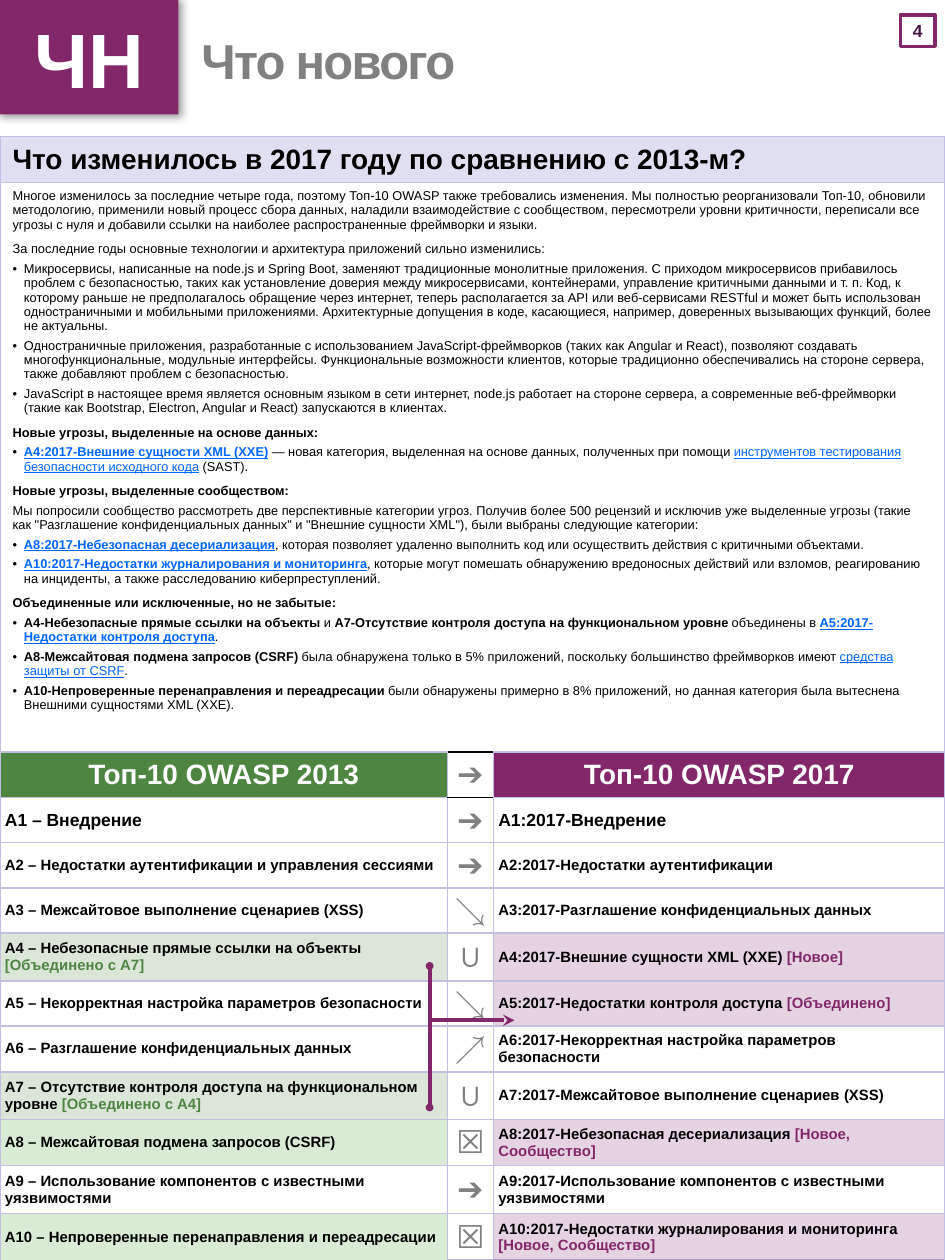
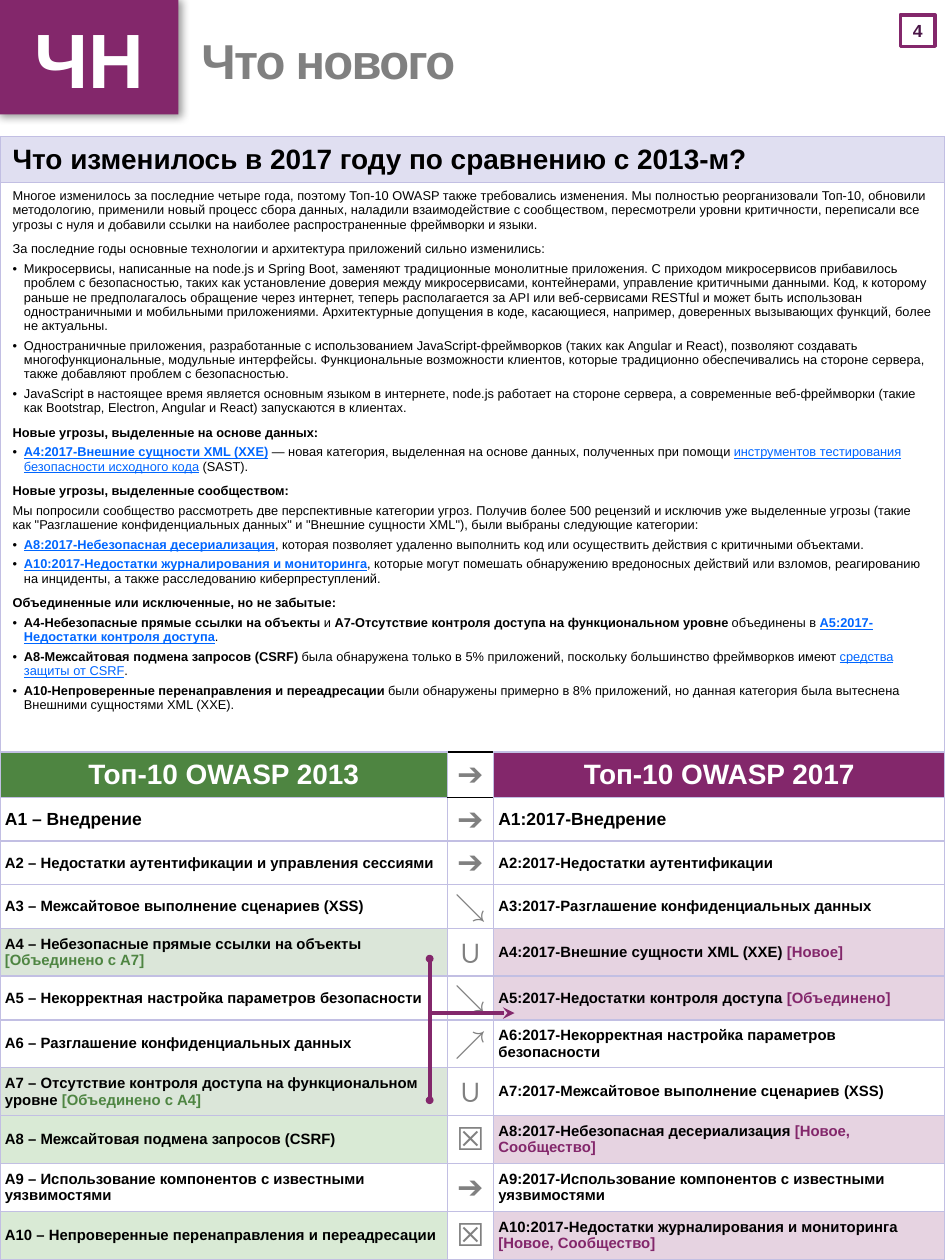
Before and after one commit to OWASP/Top10, a slide deck: slide 5 of 2017/OWASP Top 10-2017-ru.pptx. Drawn at 945x1260 pixels with LibreOffice and Linux fonts; fonts in the diff are those of the drawing. Boxes give left, top, right and bottom in pixels: in the first picture for what was removed or moved away, otherwise in the second. Text is boxed around its words. In the diff, an @@ line names an element or a change of style, - is before the commit and + after.

```diff
--- a/2017/OWASP Top 10-2017-ru.pptx
+++ b/2017/OWASP Top 10-2017-ru.pptx
@@ table at [0, 136, 945, 1259] @@
@@ row 2, column 1: "Многое изменилось за последние четыре года, поэтому Топ-10 OWASP также требовались изменения. Мы полностью реорганизовали Топ-10, обновили методологию, применили новый процесс сбора данных, наладили взаимодействие с сообществом, пересмотрели уровни критичности, переписали все угрозы с нуля и добавили ссылки на наиболее распространенные фреймворки и языки. / За последние годы основные технологии и архитектура приложений сильно изменились: / Микросервисы, написанные на node.js и Spring Boot, заменяют традиционные монолитные приложения. С приходом микросервисов прибавилось проблем с безопасностью, таких как установление доверия между микросервисами, контейнерами, управление критичными данными и т. п. Код, к которому раньше не предполагалось обращение через интернет, теперь располагается за API или веб-сервисами RESTful и может быть использован одностраничными и мобильными приложениями. Архитектурные допущения в коде, касающиеся, например, доверенных вызывающих функций, более не актуальны. / Одностраничные приложения, разработанные с использованием JavaScript-фреймворков (таких как Angular и React), позволяют создавать многофункциональные, модульные интерфейсы. Функциональные возможности клиентов, которые традиционно обеспечивались на стороне сервера, также добавляют проблем с безопасностью. / JavaScript в настоящее время является основным языком в сети интернет, node.js работает на стороне сервера, а современные веб-фреймворки (такие как Bootstrap, Electron, Angular и React) запускаются в клиентах. / Новые угрозы, выделенные на основе данных: / A4:2017-Внешние сущности XML (XXE) — новая категория, выделенная на основе данных, полученных при помощи инструментов тестирования безопасности исходного кода (SAST). / Новые угрозы, выделенные сообществом: / Мы попросили сообщество рассмотреть две перспективные категории угроз. Получив более 500 рецензий и исключив уже выделенные угрозы (такие как "Разглашение конфиденциальных данных" и "Внешние сущности XML"), были выбраны следующие категории: / A8:2017-Небезопасная десериализация, которая позволяет удаленно выполнить код или осуществить действия с критичными объектами. / A10:2017-Недостатки журналирования и мониторинга, которые могут помешать обнаружению вредоносных действий или взломов, реагированию на инциденты, а также расследованию киберпреступлений. / Объединенные или исключенные, но не забытые: / A4-Небезопасные прямые ссылки на объекты и A7-Отсутствие контроля доступа на функциональном уровне объединены в A5:2017-Недостатки контроля доступа. / A8-Межсайтовая подмена запросов (CSRF) была обнаружена только в 5% приложений, поскольку большинство фреймворков имеют средства защиты от CSRF. / A10-Непроверенные перенаправления и переадресации были обнаружены примерно в 8% приложений, но данная категория была вытеснена Внешними сущностями XML (XXE)." to "Многое изменилось за последние четыре года, поэтому Топ-10 OWASP также требовались изменения. Мы полностью реорганизовали Топ-10, обновили методологию, применили новый процесс сбора данных, наладили взаимодействие с сообществом, пересмотрели уровни критичности, переписали все угрозы с нуля и добавили ссылки на наиболее распространенные фреймворки и языки. / За последние годы основные технологии и архитектура приложений сильно изменились: / Микросервисы, написанные на node.js и Spring Boot, заменяют традиционные монолитные приложения. С приходом микросервисов прибавилось проблем с безопасностью, таких как установление доверия между микросервисами, контейнерами, управление критичными данными. Код, к которому раньше не предполагалось обращение через интернет, теперь располагается за API или веб-сервисами RESTful и может быть использован одностраничными и мобильными приложениями. Архитектурные допущения в коде, касающиеся, например, доверенных вызывающих функций, более не актуальны. / Одностраничные приложения, разработанные с использованием JavaScript-фреймворков (таких как Angular и React), позволяют создавать многофункциональные, модульные интерфейсы. Функциональные возможности клиентов, которые традиционно обеспечивались на стороне сервера, также добавляют проблем с безопасностью. / JavaScript в настоящее время является основным языком в интернете, node.js работает на стороне сервера, а современные веб-фреймворки (такие как Bootstrap, Electron, Angular и React) запускаются в клиентах. / Новые угрозы, выделенные на основе данных: / A4:2017-Внешние сущности XML (XXE) — новая категория, выделенная на основе данных, полученных при помощи инструментов тестирования безопасности исходного кода (SAST). / Новые угрозы, выделенные сообществом: / Мы попросили сообщество рассмотреть две перспективные категории угроз. Получив более 500 рецензий и исключив уже выделенные угрозы (такие как "Разглашение конфиденциальных данных" и "Внешние сущности XML"), были выбраны следующие категории: / A8:2017-Небезопасная десериализация, которая позволяет удаленно выполнить код или осуществить действия с критичными объектами. / A10:2017-Недостатки журналирования и мониторинга, которые могут помешать обнаружению вредоносных действий или взломов, реагированию на инциденты, а также расследованию киберпреступлений. / Объединенные или исключенные, но не забытые: / A4-Небезопасные прямые ссылки на объекты и A7-Отсутствие контроля доступа на функциональном уровне объединены в A5:2017-Недостатки контроля доступа. / A8-Межсайтовая подмена запросов (CSRF) была обнаружена только в 5% приложений, поскольку большинство фреймворков имеют средства защиты от CSRF. / A10-Непроверенные перенаправления и переадресации были обнаружены примерно в 8% приложений, но данная категория была вытеснена Внешними сущностями XML (XXE)." @@
@@ elbow arrow moved from (430, 1108) - (430, 966) to (430, 1100) - (430, 959) @@
@@ elbow double arrow moved from (430, 966) - (514, 1021) to (430, 959) - (514, 1013) @@
```
Also in this commit, not shown: 23 other slides changed, 22 other files.
